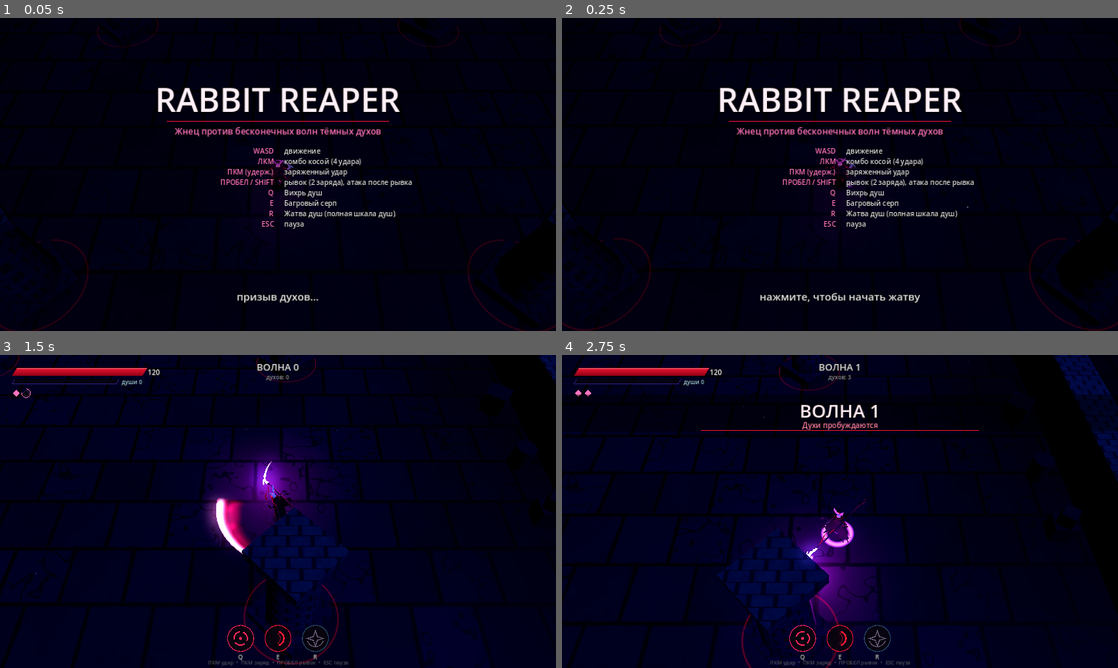
Above: before the commit, frames 1-4 (two rows, left to right).
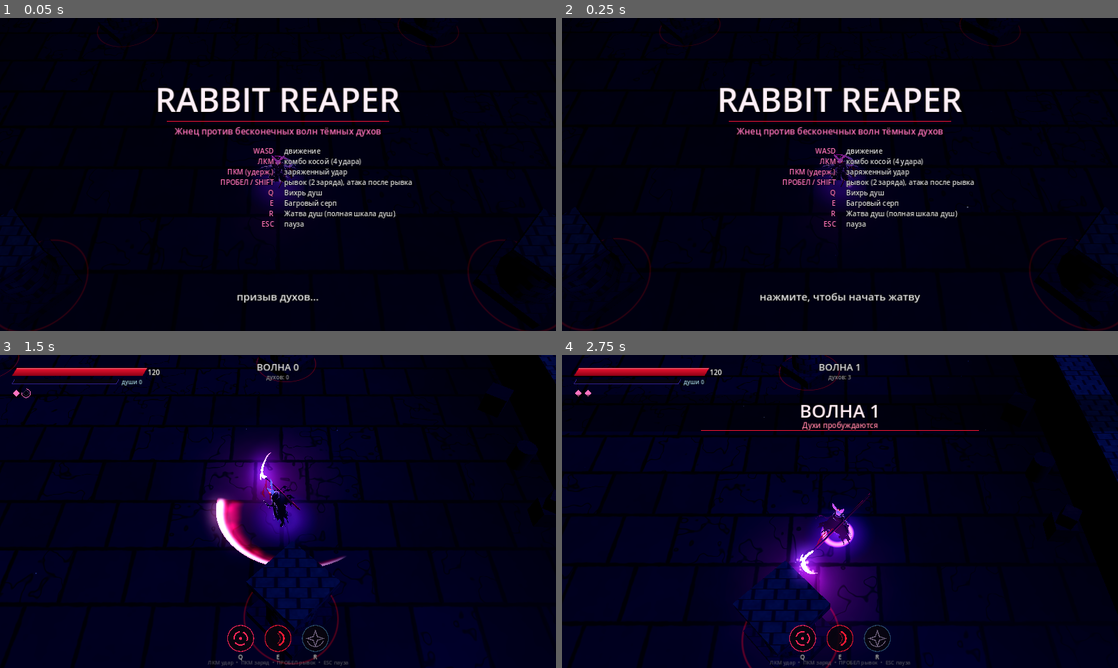
Above: after the commit, the same moments.

Repository: Watman09/Rabbit-
Game: Godot game, scene res://scenes/main.tscn
Two runs of this game, one before a commit and one after it. Both use one fixed random seed, a clock stepped at 60 frames per second and the inputs below.
Inputs (mouse positions are in pixels of both pictures, inside the frame that each line leads up to):
- Up to frame 1 (0.05 s): no input
- Up to frame 2 (0.25 s): no input
- Up to frame 3 (1.5 s): tap Enter at 0.5 s; move the mouse to (400, 495) at 0.52 s; hold D (move_right) 0.53-1.25 s; tap J (attack) at 0.6 s; click (400, 495) at 0.67 s; tap Space (dash) at 0.8 s; drag from (166, 527) to (250, 574) at 1.27 s
- Up to frame 4 (2.75 s): move the mouse to (895, 442) at 2.02 s; hold D (move_right) from 2.03 s (still down); hold K (heavy) from 2.03 s (still down); tap J (attack) at 2.3 s

The runs differ from the first frame. In frame 1, 1.4% of the frame differs, in the area x 0-100%, y 43-82%; in frame 2, 1.4%; in frame 3, 3.2%, in the area x 43-63%, y 0-89%; in frame 4, 3.0%.

Commit message:
Polish: readable hero, boss HUD layout, touch sigils, shader warm-up, CI web export
- Fix touch controls drawing through the HUD canvas
- Hero gets a cool violet rim and ground glow to stand out from red spirits
- Lower pillars so they no longer hide the player; softer charge telegraphs
- ?wave=N URL parameter and boss/stress scenarios in the test runner
- GitHub Actions workflow that exports the Web build to GitHub Pages

Co-Authored-By: Claude Opus 5.5 <noreply@anthropic.com>
Claude-Session: https://claude.ai/code/session_01GaVqGP9uRzsCkETYoDo2ip

Diff:
--- a/assets/shaders/ground_fx.gdshader
+++ b/assets/shaders/ground_fx.gdshader
@@ -1,6 +1,6 @@
 // Flat ground effects: telegraphs (circle / line), shockwave rings, portals.
 // mode 0 = filled circle telegraph, 1 = rectangle telegraph, 2 = ring wave,
-// 3 = spawn portal, 4 = soft streak (dash trail; fades toward the start).
+// 3 = spawn portal, 4 = soft streak (dash trail; fades toward the start), 5 = soft disc.
 shader_type spatial;
 render_mode unshaded, blend_add, cull_disabled, depth_draw_never;
 
@@ -23,9 +23,9 @@
 		float ex = abs(p.x);
 		float edge = smoothstep(0.86, 1.0, ex) + smoothstep(-0.96, -1.0, p.y) * 0.5;
 		float y01 = UV.y;
-		float f = step(1.0 - fill, 1.0 - y01) * 0.3;
-		float chevron = step(0.5, fract((y01 + abs(p.x) * 0.25) * 6.0 - TIME * 2.0)) * 0.12;
-		a = (edge * 0.8 + f + chevron + 0.06);
+		float f = step(1.0 - fill, 1.0 - y01) * 0.16;
+		float chevron = step(0.5, fract((y01 + abs(p.x) * 0.25) * 6.0 - TIME * 2.0)) * 0.07;
+		a = (edge * 0.6 + f + chevron + 0.03);
 	} else if (mode == 2) {
 		float r = fill;
 		float band = smoothstep(thickness, 0.0, abs(d - r));
@@ -42,5 +42,8 @@
 		float len = smoothstep(-1.0, 1.0, p.y) * smoothstep(1.0, 0.85, p.y);
 		a = lat * len * 0.9 + exp(-p.x * p.x * 60.0) * len * 0.8;
 	}
+	else if (mode == 5) {
+		a = pow(clamp(1.0 - d, 0.0, 1.0), 2.0) * 0.35;
+	}
 	ALBEDO = color * a * fade;
 }
--- a/scripts/main.gd
+++ b/scripts/main.gd
@@ -120,7 +120,8 @@
 		return
 	hud.mode = "play"
 	Game.running = true
-	director.start()
+	var w := _query.find("wave=")
+	director.start(maxi(1, int(_query.substr(w + 5).split("&")[0])) if w != -1 else 1)
 	Sfx.start_music()
 	var m := _query.find("stress=")
 	if m != -1:
--- a/scripts/player/player.gd
+++ b/scripts/player/player.gd
@@ -71,6 +71,7 @@
 	input = PlayerInput.new()
 	add_child(input)
 	rig = PlayerRig.new()
+	rig.scale = Vector3.ONE * 1.15
 	add_child(rig)
 	_shadow = FX.make_shadow(1.1)
 	add_child(_shadow)
--- a/scripts/player/player_rig.gd
+++ b/scripts/player/player_rig.gd
@@ -82,7 +82,8 @@
 	body_mat = ShaderMaterial.new()
 	body_mat.shader = HERO_SHADER
 	body_mat.set_shader_parameter("cloth_height", 1.05)
-	body_mat.set_shader_parameter("rim_strength", 0.75)
+	body_mat.set_shader_parameter("rim_strength", 1.5)
+	body_mat.set_shader_parameter("rim_color", Color(0.55, 0.4, 1.0))
 	body_mat.set_shader_parameter("glow_strength", 0.8)
 	body_mesh.material_override = body_mat
 	body_mesh.cast_shadow = GeometryInstance3D.SHADOW_CASTING_SETTING_OFF
@@ -115,6 +116,21 @@
 	scythe_mesh.cast_shadow = GeometryInstance3D.SHADOW_CASTING_SETTING_OFF
 	align.add_child(scythe_mesh)
 
+	# soft violet pool of light under the Reaper for readability in crowds
+	var pool := MeshInstance3D.new()
+	var pm := PlaneMesh.new()
+	pm.size = Vector2(3.2, 3.2)
+	pool.mesh = pm
+	var gm := ShaderMaterial.new()
+	gm.shader = preload("res://assets/shaders/ground_fx.gdshader")
+	gm.set_shader_parameter("mode", 5)
+	gm.set_shader_parameter("fade", 1.6)
+	gm.set_shader_parameter("color", Color(0.35, 0.2, 0.8))
+	pool.material_override = gm
+	pool.position.y = 0.03
+	pool.cast_shadow = GeometryInstance3D.SHADOW_CASTING_SETTING_OFF
+	add_child(pool)
+
 	blade_light = OmniLight3D.new()
 	blade_light.light_color = Color(0.85, 0.25, 1.0)
 	blade_light.omni_range = 5.0
--- a/scripts/ui/hud.gd
+++ b/scripts/ui/hud.gd
@@ -141,8 +141,8 @@
 	# --- boss bar ---
 	if _boss and is_instance_valid(_boss):
 		var bw := minf(vs.x * 0.6, 720.0)
-		var bp := Vector2((vs.x - bw) * 0.5, 84)
-		_text(Vector2(0, bp.y - 6), Boss.NAME.to_upper(), 18, Color(1, 0.6, 0.7), HORIZONTAL_ALIGNMENT_CENTER, vs.x)
+		var bp := Vector2((vs.x - bw) * 0.5, 92)
+		_text(Vector2(0, bp.y - 8), Boss.NAME.to_upper(), 17, Color(1, 0.6, 0.7), HORIZONTAL_ALIGNMENT_CENTER, vs.x)
 		_slant_bar(bp, Vector2(bw, 14), _boss_ratio, _boss_lag, Color(0.4, 0.0, 0.1), Color(1.0, 0.1, 0.35))
 		for k in [0.33, 0.66]:
 			draw_line(bp + Vector2(bw * k + 8, 0), bp + Vector2(bw * k, 14), Color(0, 0, 0, 0.8), 2.0)
@@ -229,7 +229,7 @@
 	if ready and ab.soul_cost > 0.0:
 		icol = col.lerp(Color.WHITE, 0.3 + 0.3 * sin(_t * 7.0))
 		draw_circle(c, r + 10, Color(col.r, col.g, col.b, 0.12 + 0.06 * sin(_t * 7.0)))
-	_sigil(c, ab.icon, r * 0.6, icol)
+	draw_sigil(self, c, ab.icon, r * 0.6, icol, _t)
 	if cdr > 0.0:
 		var pts := PackedVector2Array([c])
 		var steps := 24
@@ -243,34 +243,34 @@
 	_text(c + Vector2(-30, r + 18), key, 14, Color(1, 1, 1, 0.75), HORIZONTAL_ALIGNMENT_CENTER, 60, 4)
 
 ## Simple vector sigils for abilities.
-func _sigil(c: Vector2, kind: String, s: float, col: Color) -> void:
+static func draw_sigil(ci: CanvasItem, c: Vector2, kind: String, s: float, col: Color, t: float) -> void:
 	match kind:
 		"whirl":
 			for k in 3:
-				var a0 := TAU * k / 3.0 + _t * 2.0
-				draw_arc(c, s * 0.85, a0, a0 + 1.6, 12, col, 3.0)
-			draw_circle(c, s * 0.18, col)
+				var a0 := TAU * k / 3.0 + t * 2.0
+				ci.draw_arc(c, s * 0.85, a0, a0 + 1.6, 12, col, 3.0)
+			ci.draw_circle(c, s * 0.18, col)
 		"crescent":
-			draw_arc(c + Vector2(-s * 0.15, 0), s * 0.9, -1.3, 1.3, 16, col, 4.0)
-			draw_arc(c + Vector2(-s * 0.45, 0), s * 0.75, -1.0, 1.0, 16, Color(col.r, col.g, col.b, 0.5), 2.0)
+			ci.draw_arc(c + Vector2(-s * 0.15, 0), s * 0.9, -1.3, 1.3, 16, col, 4.0)
+			ci.draw_arc(c + Vector2(-s * 0.45, 0), s * 0.75, -1.0, 1.0, 16, Color(col.r, col.g, col.b, 0.5), 2.0)
 		"harvest":
 			var pts := PackedVector2Array()
 			for k in 9:
 				var a := -PI * 0.5 + TAU * k / 8.0
 				var rr := s if k % 2 == 0 else s * 0.35
 				pts.append(c + Vector2(cos(a), sin(a)) * rr)
-			draw_polyline(pts, col, 2.5)
-			draw_arc(c, s * 1.05, 0.3, PI - 0.3, 16, col, 2.0)
+			ci.draw_polyline(pts, col, 2.5)
+			ci.draw_arc(c, s * 1.05, 0.3, PI - 0.3, 16, col, 2.0)
 		"heavy":
-			draw_line(c + Vector2(0, -s), c + Vector2(0, s), col, 3.0)
-			draw_arc(c + Vector2(-s * 0.3, -s * 0.4), s * 0.7, -PI * 0.9, -PI * 0.2, 12, col, 3.0)
+			ci.draw_line(c + Vector2(0, -s), c + Vector2(0, s), col, 3.0)
+			ci.draw_arc(c + Vector2(-s * 0.3, -s * 0.4), s * 0.7, -PI * 0.9, -PI * 0.2, 12, col, 3.0)
 		"dash":
 			for k in 3:
 				var o := Vector2(-s * 0.5 + k * s * 0.45, 0)
-				draw_polyline(PackedVector2Array([c + o + Vector2(-s * 0.25, -s * 0.5), c + o + Vector2(s * 0.2, 0), c + o + Vector2(-s * 0.25, s * 0.5)]), col, 3.0)
+				ci.draw_polyline(PackedVector2Array([c + o + Vector2(-s * 0.25, -s * 0.5), c + o + Vector2(s * 0.2, 0), c + o + Vector2(-s * 0.25, s * 0.5)]), col, 3.0)
 		"attack":
-			draw_arc(c, s * 0.9, -2.4, 0.6, 16, col, 4.0)
-			draw_line(c + Vector2(-s * 0.5, s * 0.8), c + Vector2(s * 0.3, -s * 0.6), col, 2.5)
+			ci.draw_arc(c, s * 0.9, -2.4, 0.6, 16, col, 4.0)
+			ci.draw_line(c + Vector2(-s * 0.5, s * 0.8), c + Vector2(s * 0.3, -s * 0.6), col, 2.5)
 
 func _draw_title(vs: Vector2) -> void:
 	draw_rect(Rect2(Vector2.ZERO, vs), Color(0, 0, 0, 0.45))
--- a/scripts/ui/touch_controls.gd
+++ b/scripts/ui/touch_controls.gd
@@ -102,4 +102,4 @@
 			ready = player.dash_charges > 0
 		draw_circle(b.pos, b.r, Color(0.02, 0.0, 0.04, 0.6 if not held else 0.85))
 		draw_arc(b.pos, b.r, 0, TAU, 40, Color(col.r, col.g, col.b, 0.7 if ready else 0.25), 2.5)
-		hud._sigil(b.pos, b.icon, b.r * 0.55, col if ready else Color(0.5, 0.4, 0.5, 0.6))
+		HUD.draw_sigil(self, b.pos, b.icon, b.r * 0.55, col if ready else Color(0.5, 0.4, 0.5, 0.6), Time.get_ticks_msec() * 0.001)
--- a/scripts/waves/wave_director.gd
+++ b/scripts/waves/wave_director.gd
@@ -22,8 +22,8 @@
 func _ready() -> void:
 	Events.boss_defeated.connect(func(_b): boss_alive = false)
 
-func start() -> void:
-	wave = 0
+func start(first_wave := 1) -> void:
+	wave = first_wave - 1
 	break_t = 1.2
 	in_wave = false
 
--- a/scripts/world/arena.gd
+++ b/scripts/world/arena.gd
@@ -136,15 +136,15 @@
 	var c := CylinderMesh.new()
 	c.top_radius = 0.75
 	c.bottom_radius = 0.9
-	c.height = 4.2
+	c.height = 2.4
 	c.radial_segments = 10
 	m.mesh = c
 	m.material_override = _stone
-	m.position = pos + Vector3(0, 2.1, 0)
+	m.position = pos + Vector3(0, 1.2, 0)
 	add_child(m)
 	var base := _box(pos, Vector3(2.1, 0.45, 2.1), _stone)
 	base.rotation.y = PI * 0.25
-	var cap := _box(pos + Vector3(0, 4.0, 0), Vector3(1.9, 0.4, 1.9), _stone)
+	var cap := _box(pos + Vector3(0, 2.3, 0), Vector3(1.9, 0.35, 1.9), _stone)
 	cap.rotation.y = PI * 0.25
 	Game.obstacles.append(Vector3(pos.x, pos.z, 1.05))
 	# faint red rune ring at the base
--- a/tools/test_runner.gd
+++ b/tools/test_runner.gd
@@ -39,6 +39,9 @@
 		return false
 	if frame > 30 and not g.running and root.get_node("Sfx").is_ready():
 		main._start()
+		if scenario == "boss":
+			main.director.start(10)
+			return false
 		if scenario == "stress":
 			main._stress(120)
 		else:
@@ -52,10 +55,15 @@
 	if frame % 60 == 0 and g.enemies:
 		print("proc=%.2fms t=%.1f fps=%d enemies=%d hp=%d kills=%d souls=%d state=%d draw=%d" % [Performance.get_monitor(Performance.TIME_PROCESS) * 1000.0, t, Engine.get_frames_per_second(), g.enemies.alive_count(), p.hp, g.stats.kills, p.souls_total, p.state,
 			Performance.get_monitor(Performance.RENDER_TOTAL_DRAW_CALLS_IN_FRAME)])
-	for s in [90, 150, 200, 260, 330, 420, 520]:
+	if scenario == "boss" and g.running:
+		for e in g.enemies.all:
+			if e.is_boss and e.alive and frame % 240 == 0:
+				e.take_hit(DamageInfo.make(e.max_hp * 0.3, e.position, 0.0, 0.0))
+				print("boss hp ratio ", e.hp / e.max_hp, " phase ", e.phase_n, " mode ", e.mode)
+	for s in [90, 150, 200, 260, 330, 420, 520, 700, 900, 1100]:
 		if frame == s:
 			root.get_texture().get_image().save_png("%s/shot_%04d.png" % [out, frame])
-	if frame > 600:
+	if frame > (1150 if scenario == "boss" else 600):
 		quit()
 	return false
 
